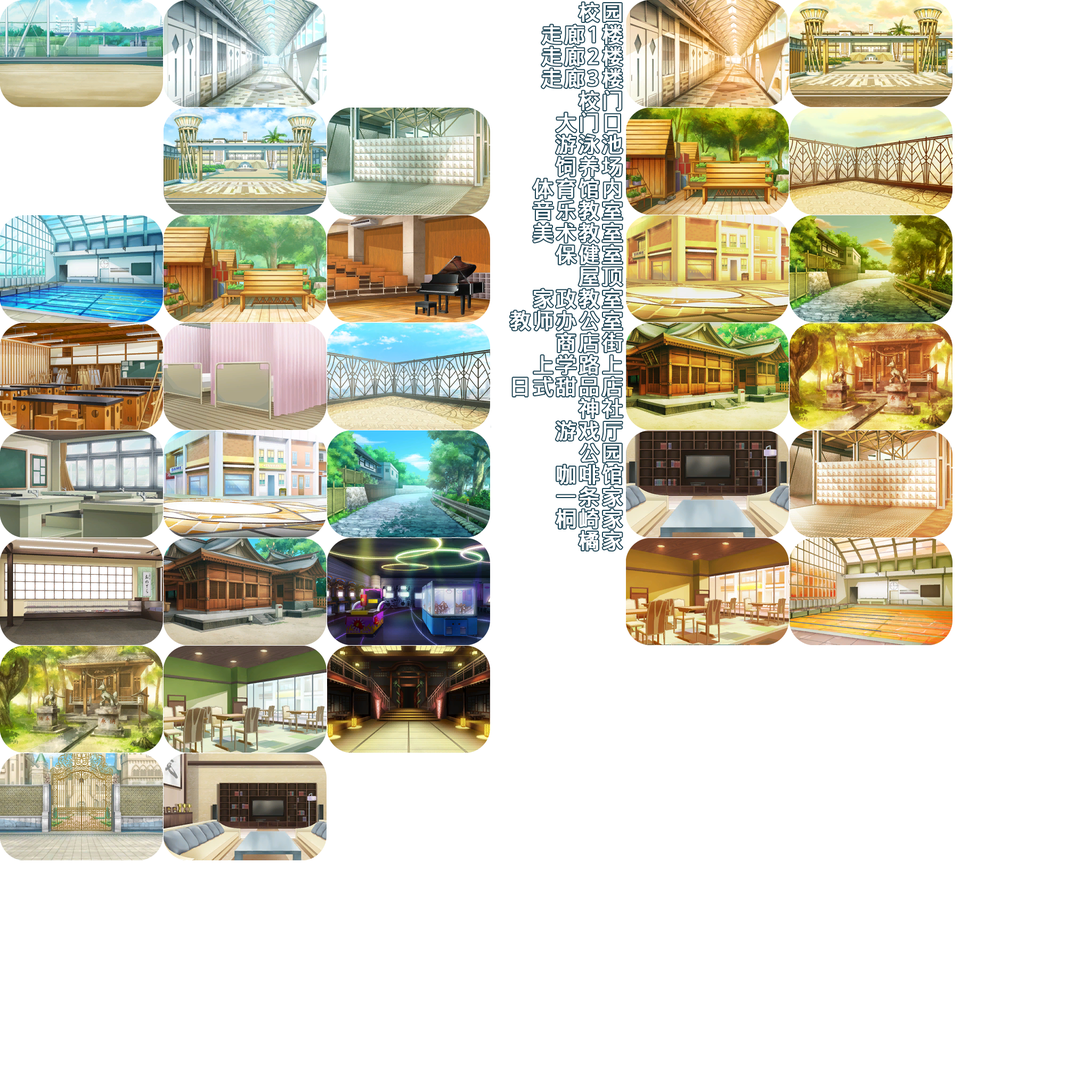
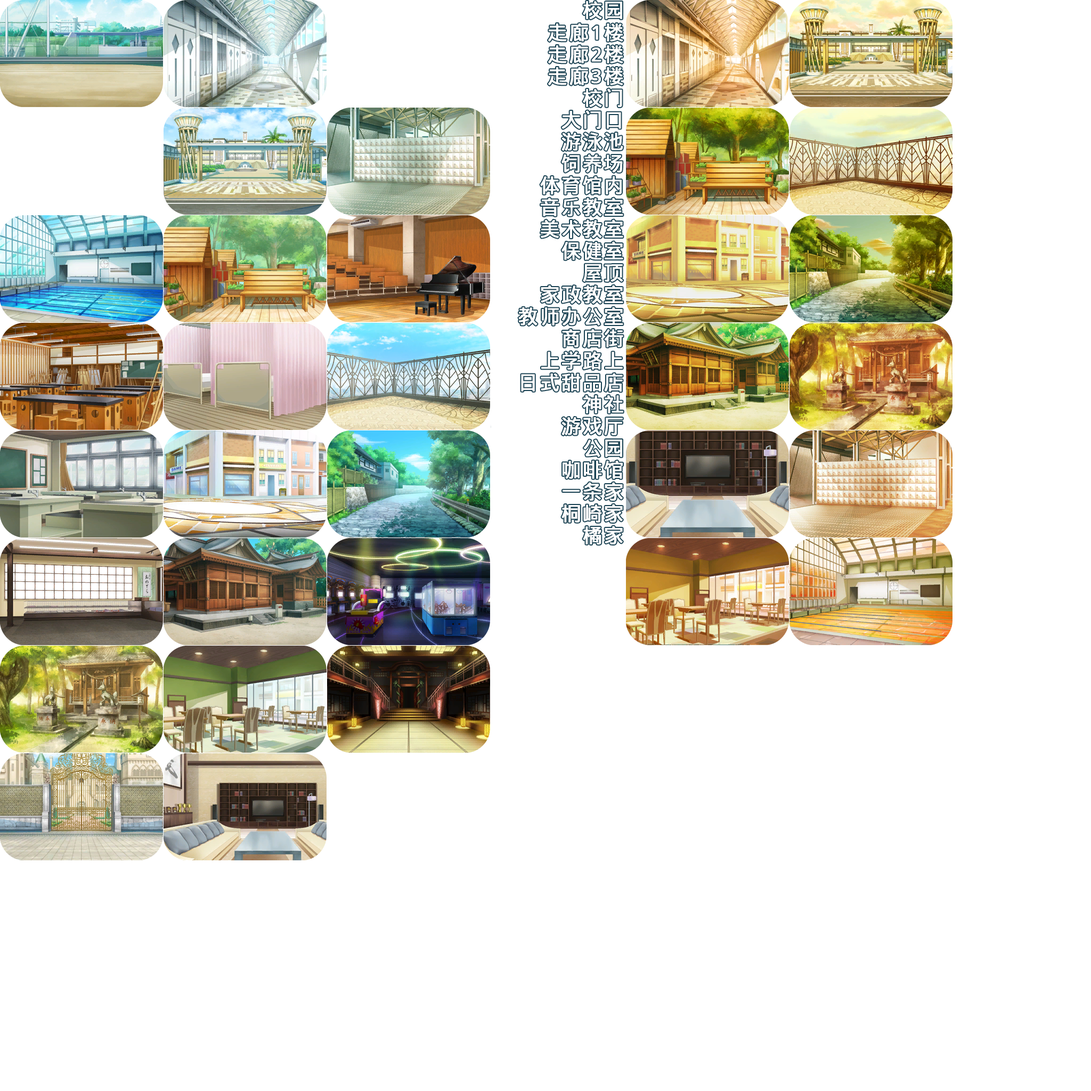
Two versions of the same layered image (1091 × 1091). Layer-by-layer changes:
painted on "校园 走廊1楼 走廊2楼 走廊3楼 校门 大门口 游泳池 饲养场 体育馆内 音乐教室 美术教室 保健室 屋顶 家政教室 教师办" over [510, 1, 624, 552]
